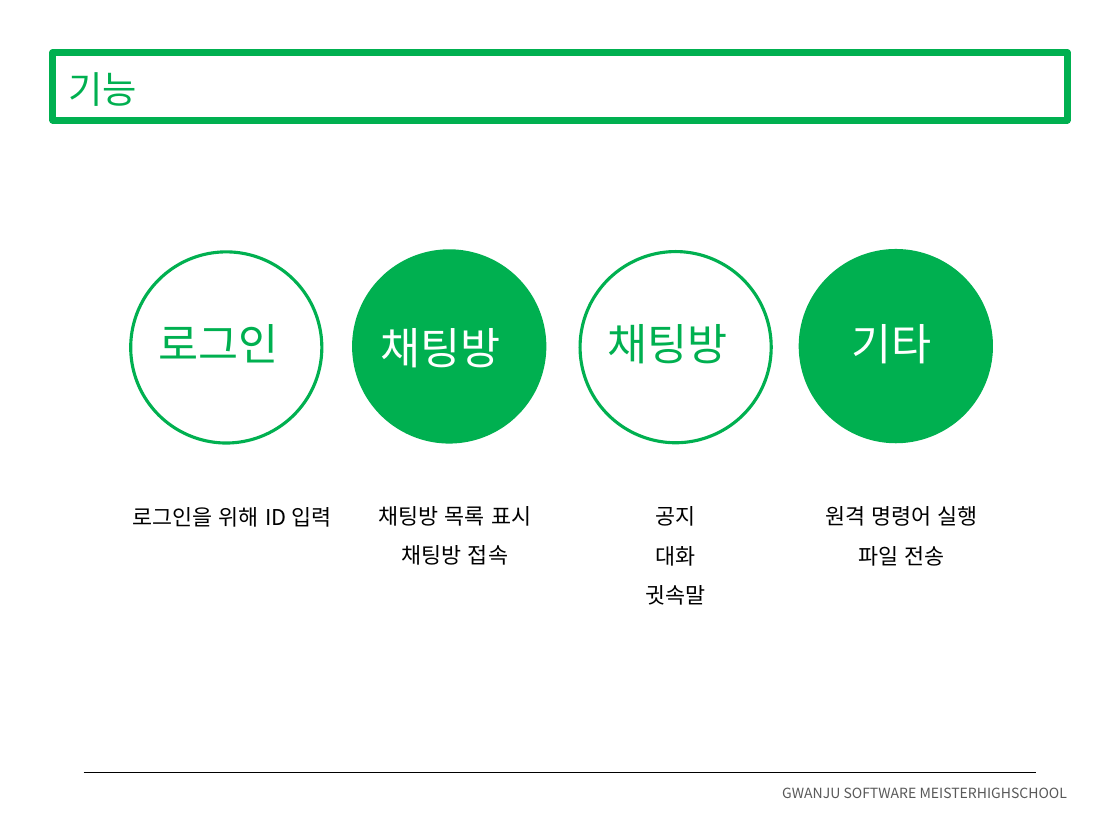
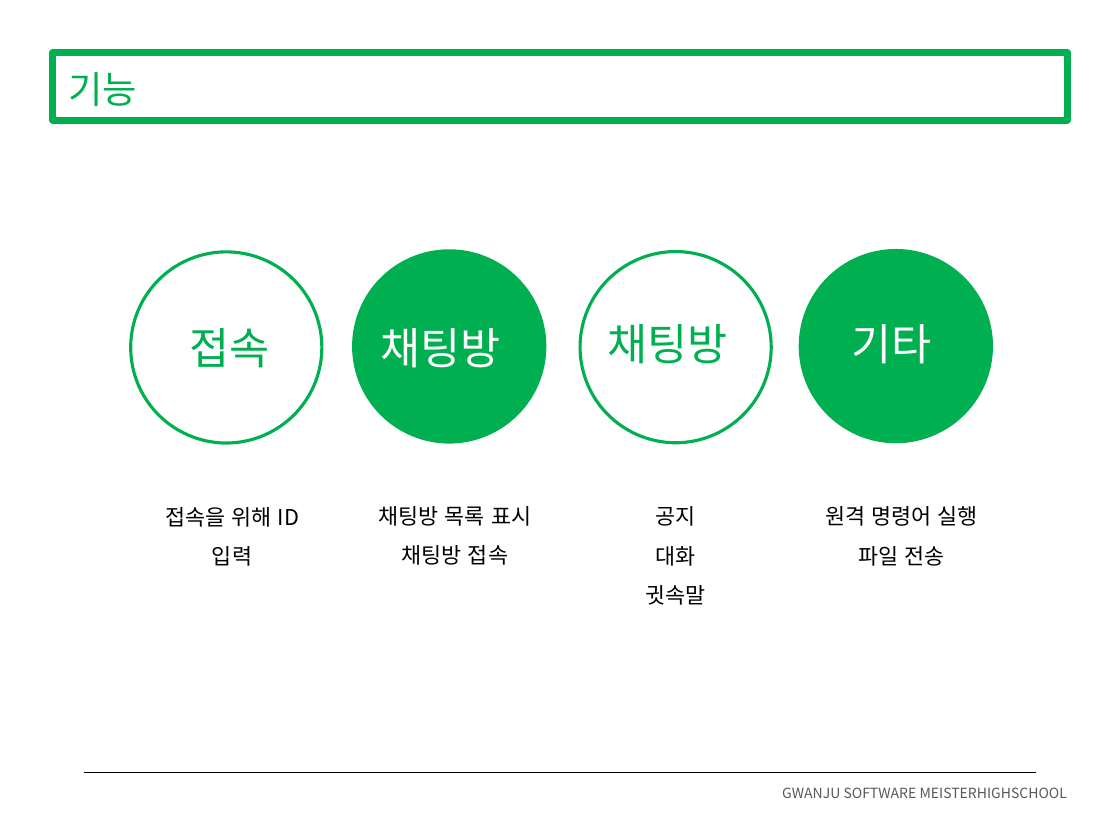
Before and after one commit to danial1021/linux_project, a slide deck: slide 5 of 수업 관리 프로그램(완성).pptx. Drawn at 1120x840 pixels with LibreOffice and Linux fonts; fonts in the diff are those of the drawing. Boxes give left, top, right and bottom in pixels: in the first picture for what was removed or moved away, otherwise in the second. Text is boxed around its words. In the diff, an @@ line names an element or a change of style, - is before the commit and + after.

```diff
--- a/수업 관리 프로그램(완성).pptx
+++ b/수업 관리 프로그램(완성).pptx
@@ text at <box>189,328,269,368</box>: text changed @@
-로그인
+접속
@@ text at <box>165,507,299,566</box>: text changed @@
-로그인을 위해 ID 입력
+접속을 위해 ID 입력
```
Also in this commit, not shown: 5 other slides changed.
